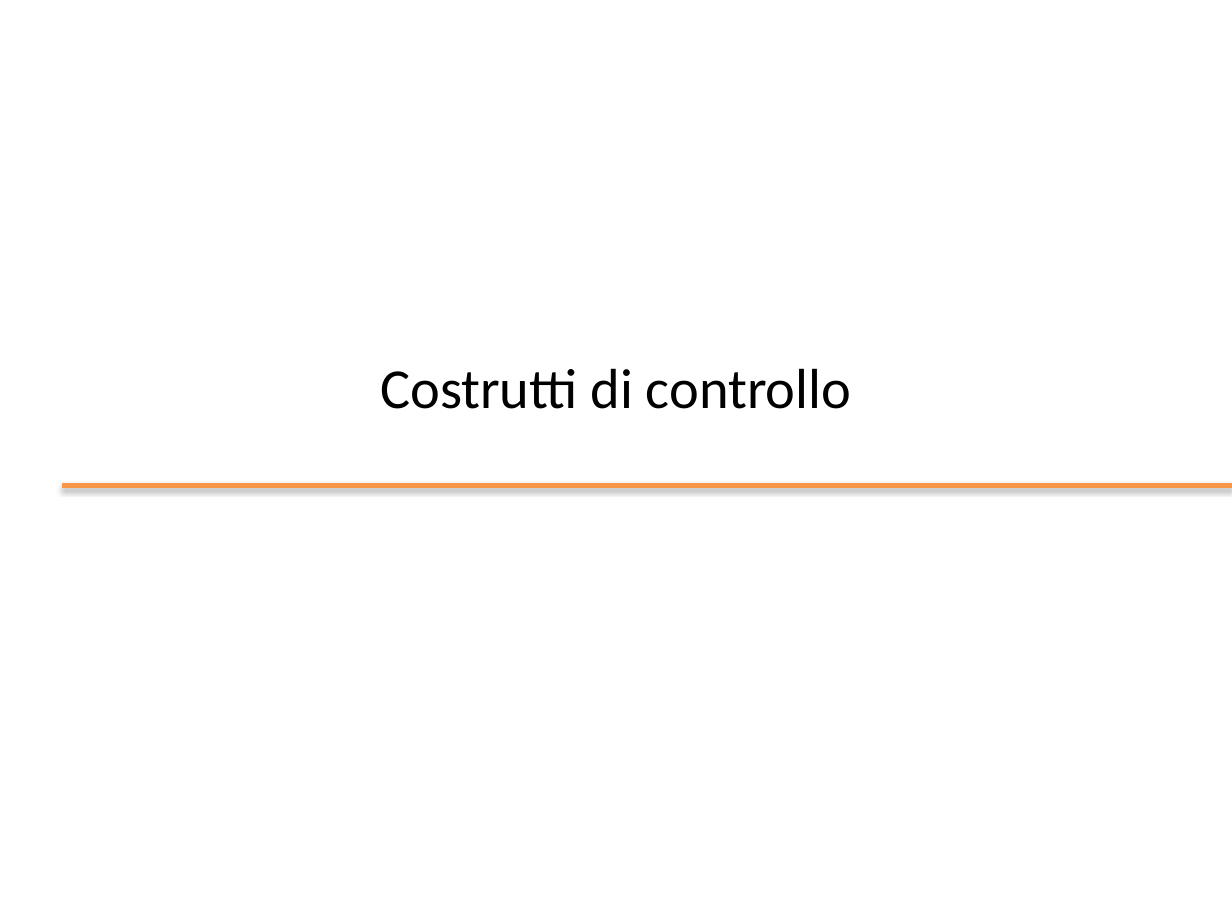
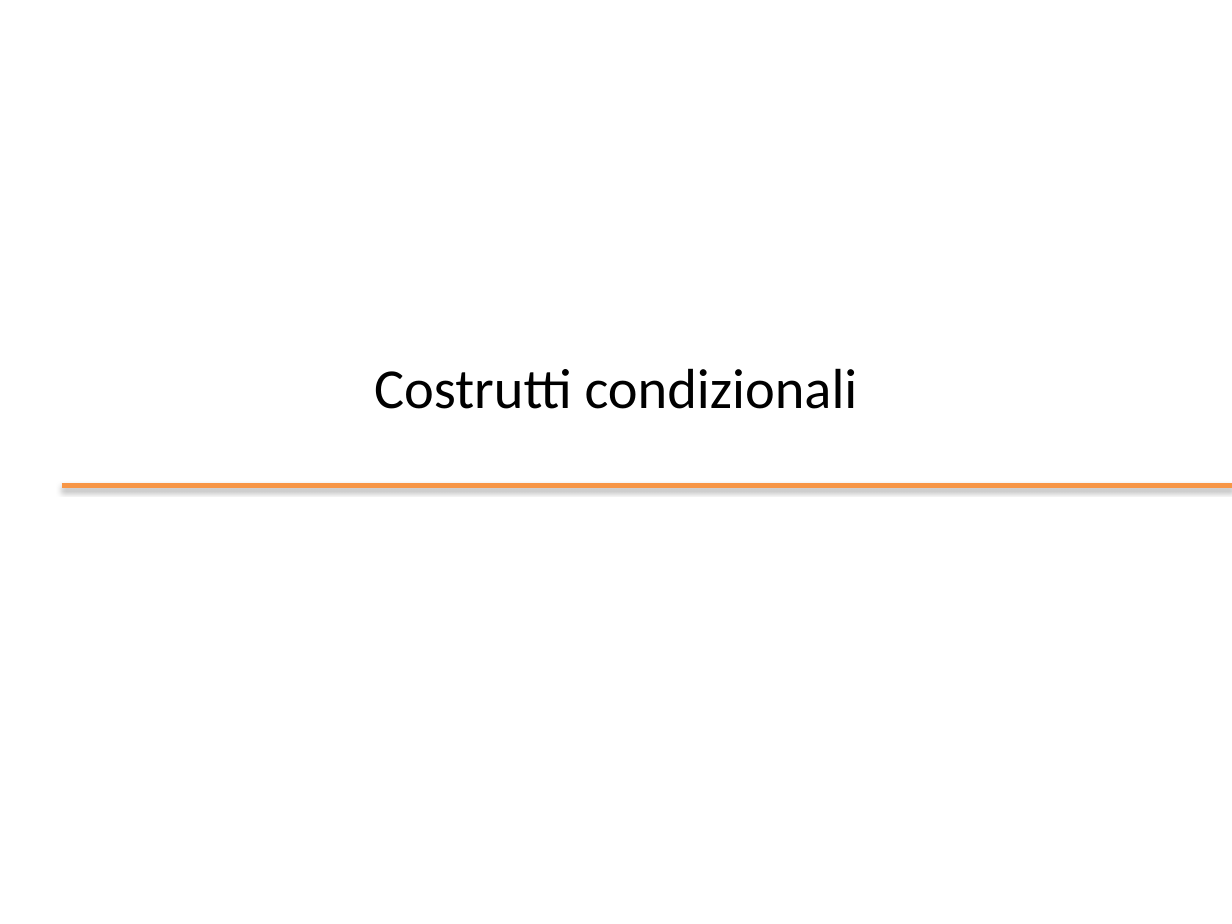
Before and after one commit to nbicocchi/operatingsystemsbsc, a slide deck: slide 8 of bash/slides/ppt/03 - Bash Scripting.pptx. Drawn at 1232x924 pixels with LibreOffice and Linux fonts; fonts in the diff are those of the drawing; background and template pictures are left out. Boxes give left, top, right and bottom in pixels: in the first picture for what was removed or moved away, otherwise in the second. Text is boxed around its words. In the diff, an @@ line names an element or a change of style, - is before the commit and + after.

```diff
--- a/bash/slides/ppt/03 - Bash Scripting.pptx
+++ b/bash/slides/ppt/03 - Bash Scripting.pptx
@@ title at (x1=374, y1=368, x2=858, y2=409): text changed @@
-Costrutti di controllo
+Costrutti condizionali
```
Also in this commit, not shown: 1 other file.
